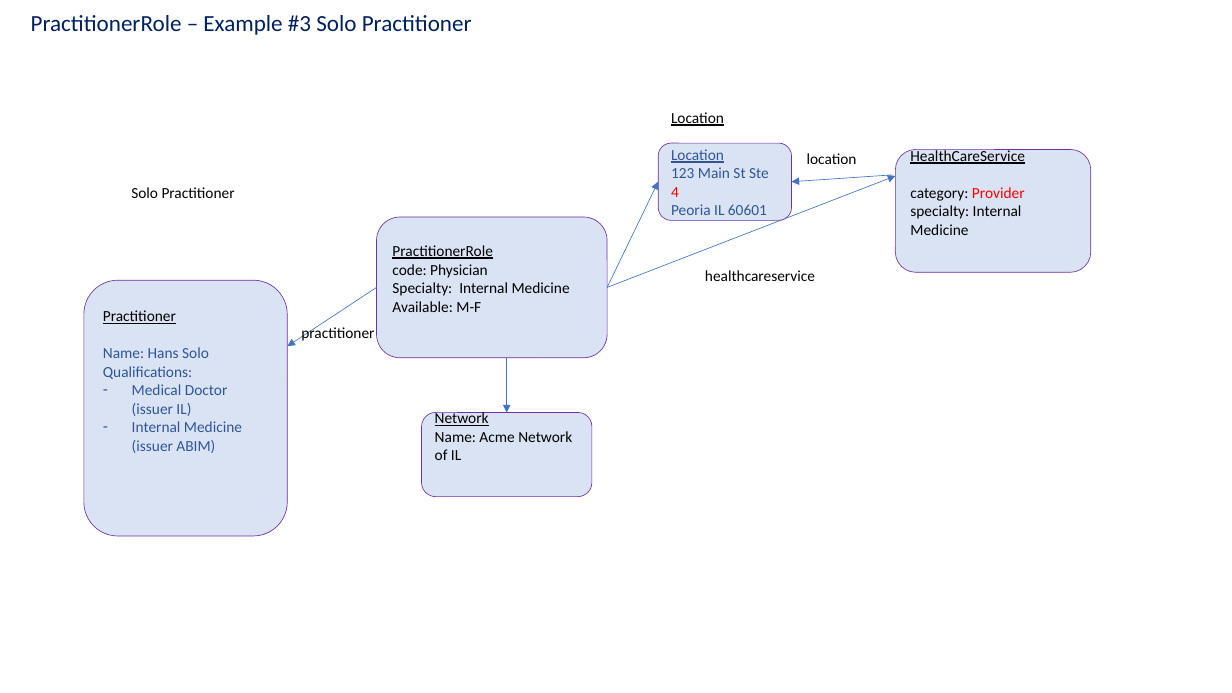
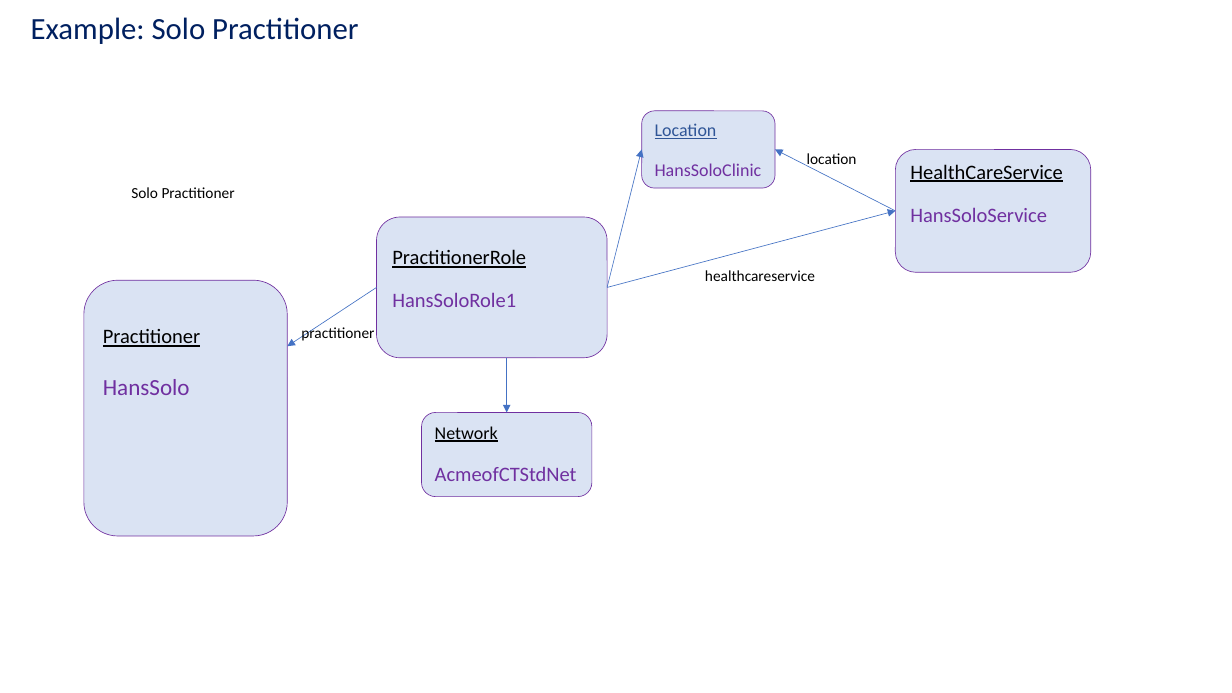
Before and after one commit to HL7/davinci-pdex-plan-net, a slide deck: slide 12 of fsh/ig-data/input/images/patterns.pptx (slide 11 before the commit). Drawn at 1232x693 pixels with LibreOffice and Linux fonts; fonts in the diff are those of the drawing. Boxes give left, top, right and bottom in pixels: in the first picture for what was removed or moved away, otherwise in the second. Text is boxed around its words. In the diff, an @@ line names an element or a change of style, - is before the commit and + after.

Commit message:
changed the names of the instances and aligned the pattern.pptx with the examples

```diff
--- a/fsh/ig-data/input/images/patterns.pptx
+++ b/fsh/ig-data/input/images/patterns.pptx
@@ text at [31, 17, 358, 44]: text changed; size 18 to 24 pt @@
-PractitionerRole – Example #3 Solo Practitioner
+Example: Solo Practitioner
@@ rounded rectangle "Location": place and size @@
-rounded rectangle "Location" at [658, 143, 791, 221]
+rounded rectangle "Location" at [641, 111, 775, 189]
@@ text in rounded rectangle at [655, 123, 762, 176]: text changed; size 12 to 14 pt; text colour #2F5597 to #7030A0 @@
-Location
-Location
-123 Main St Ste 4
-Peoria IL 60601
+Location
+HansSoloClinic
@@ arrow moved from (607, 287) - (658, 182) to (607, 287) - (641, 150) @@
@@ arrow moved from (893, 175) - (792, 182) to (896, 211) - (775, 150) @@
@@ text in rounded rectangle at [910, 164, 1062, 182]: text changed; size 12 to 16 pt @@
-HealthCareService
-category: Provider
-specialty: Internal Medicine
+HealthCareService
+HansSoloService
@@ arrow moved from (607, 287) - (896, 176) to (607, 287) - (896, 211) @@
@@ text in rounded rectangle at [392, 249, 526, 307]: text changed; size 12 to 16 pt @@
-PractitionerRole
-code: Physician
-Specialty: Internal Medicine
-Available: M-F
+PractitionerRole
+HansSoloRole1
@@ text in rounded rectangle at [103, 329, 200, 395]: text changed; size 12 to 16 pt; text colour #2F5597 to #000000 @@
-Practitioner
-Name: Hans Solo
-Qualifications:
-– Medical Doctor (issuer IL)
-– Internal Medicine (issuer ABIM)
+Practitioner
+HansSolo
@@ rounded rectangle "Network" at [421, 412, 592, 496]: vertical alignment middle to top @@
@@ text in rounded rectangle at [435, 426, 577, 481]: text changed; size 12 to 16 pt; text colour #000000 to #7030A0 @@
-Network
-Name: Acme Network of IL
+Network
+AcmeofCTStdNet
```
Also in this commit, not shown: 13 other slides changed, 1 slide added, 7 other files.
